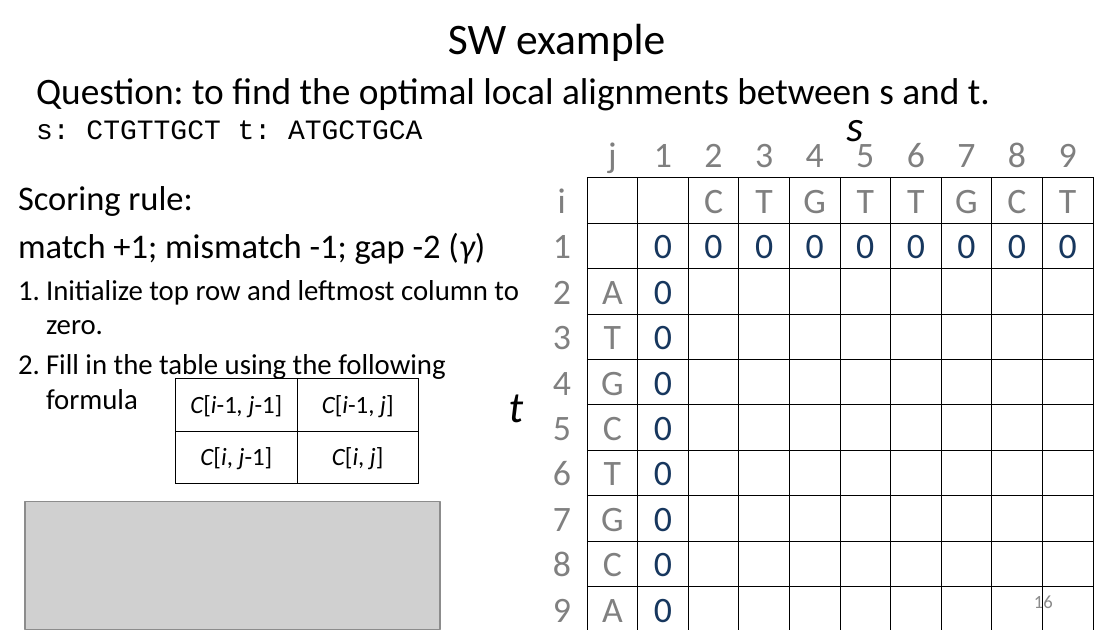
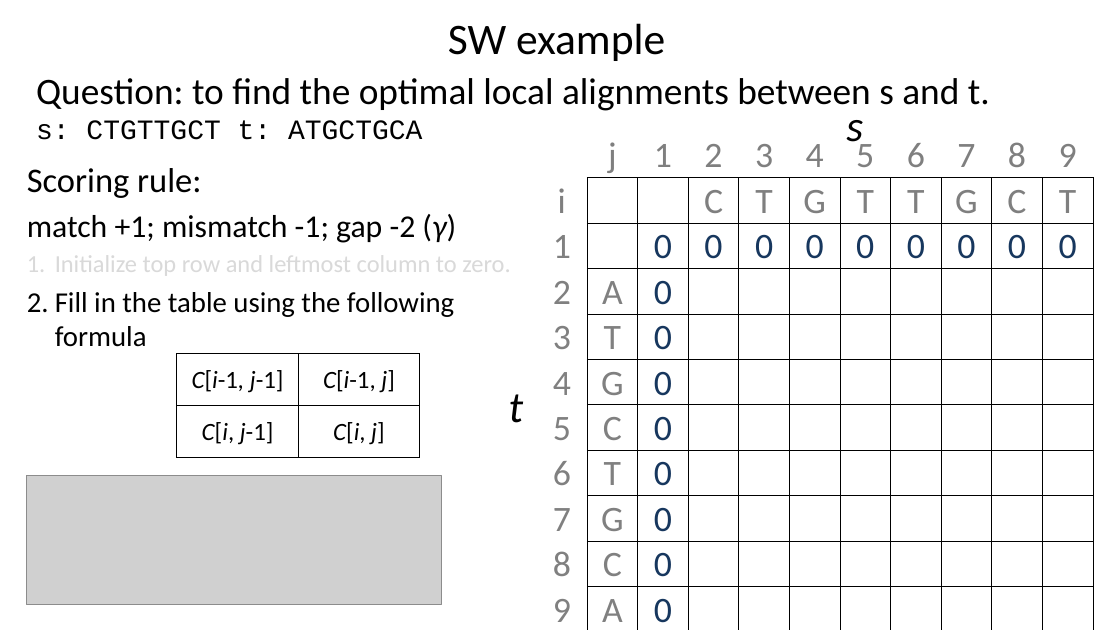
Before and after one commit to liu3zhenlab/teaching, a slide deck: slide 17 of PLPTH813Bioinformatis/2025/1_lecture/lecture04_alignment_I.pptx (slide 16 before the commit). Drawn at 1120x630 pixels with LibreOffice and Linux fonts; fonts in the diff are those of the drawing; grey boxes stand for pictures. Boxes give left, top, right and bottom in pixels: in the first picture for what was removed or moved away, otherwise in the second. Text is boxed around its words. In the diff, an @@ line names an element or a change of style, - is before the commit and + after.

```diff
--- a/PLPTH813Bioinformatis/2025/1_lecture/lecture04_alignment_I.pptx
+++ b/PLPTH813Bioinformatis/2025/1_lecture/lecture04_alignment_I.pptx
@@ text "Scoring rule:": place and size @@
-text "Scoring rule:" at (18,186,519,382)
+text "Scoring rule:" at (27,168,510,347)
@@ text at (27,214,510,279): size 22.2 to 20.4 pt in "match +1; mismatch -1; gap -2 (γ)"; size 18.5 to 15.7 pt, text colour #000000 to #D9D9D9 in "Initialize top row and leftmost column to ..." @@
@@ table: place and size @@
-table at (176,379,418,483)
+table at (177,354,419,458)
@@ picture: place and size @@
-picture at (25,502,439,630)
+picture at (27,476,441,605)
@@ page number removed at (1034,592,1053,613) @@
-16
```
Also in this commit, not shown: 10 other slides changed, 1 slide added, 2 other files.
